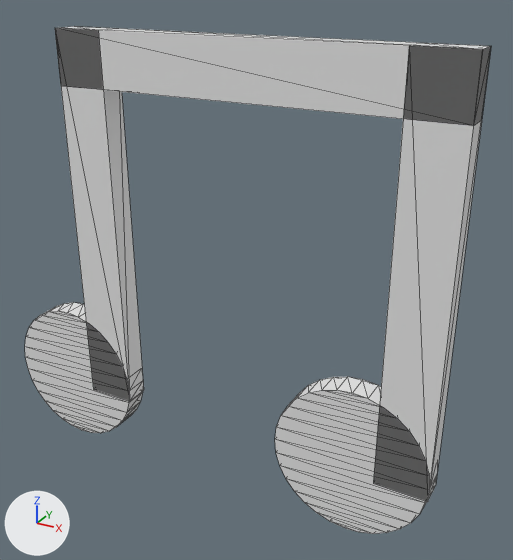
Before and after pictures for a commit that changed the glTF model icon.glb.
The view is the same before and after, from a camera (50 mm lens) standing at (0.242, -0.41, 0.204) and looking at (0.005, 0.021, -0.011). The lights are fixed; the arrows at lower left show +X, +Y and +Z. Mesh edges are drawn as thin lines. Where no turn or scale is listed for an object, it has been applied to the vertices. Vertices at the same position are counted once.
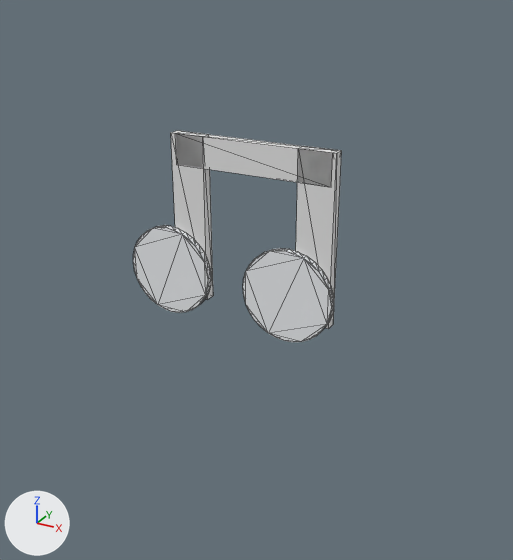
Commit message: improved icon

The change, as a diff of the scene's bpy script:
```diff
--- a/icon.glb.py
+++ b/icon.glb.py
@@ mat_material_031 @@
+mat_material_031 = principled_material('Material.031')
+mat_material_031.base_color = (0.855, 0.874, 0.897)  # white #eef0f3
@@ me_cylinder_001 @@
 me_cylinder_001.from_pydata(...)  # 64 vertices, 124 faces; spans x -1.0..1.0, y -1.0..1.0, z -1.0..1.0
 # used by ob_cylinder_001; location = (0.0978, 0.0, -0.1251); scale = (0.0599, 0.01, 0.0601)
+# me_cylinder_001 part 1
+# 60 vertices are removed from x -1.0..1.0, y -1.0..1.0, z -0.98..0.98
+# 124 faces are deleted
+# 30 vertices are added at x -1.0..1.0, y -0.98..0.98, z -1.0
+# 30 new vertices lie (0.0, 0.0, 2.0) away from vertices in x -1.0..1.0, y -0.98..0.98, z -1.0
+# 124 new faces join them
+me_cylinder_001.materials.append(mat_material_031)  # white #eef0f3
@@ me_cube_003 @@
+me_cube_003.from_pydata(...)  # a box spanning x -0.0604..0.0604, y -0.0042..0.0042, z -0.0113..0.0113; a box spanning x 0.0359..0.0629, y -0.0042..0.0042, z -0.1136..0.0114; a box spanning x -0.0646..-0.0376, y -0.0042..0.0042, z -0.1136..0.0114
@@ me_cylinder_010 @@
+me_cylinder_010.from_pydata(...)  # a 32-sided cylinder along y spanning x -0.0349..0.0349, y -0.0024..0.0024, z -0.0349..0.0349
+me_cylinder_010.materials.append(mat_material_031)  # white #eef0f3
@@ ob_cube_001 @@
-ob_cube_001 = bpy.data.objects.new('Cube.001', me_cube_001)
-ob_cube_001.location = (-0.1218, 0.0, 0.015)
@@ ob_cube_002 @@
-ob_cube_002 = bpy.data.objects.new('Cube.002', me_cube_002)
-ob_cube_002.location = (0.1377, 0.0, 0.015)
@@ ob_cube @@
-ob_cube = bpy.data.objects.new('Cube', me_cube)
-ob_cube.location = (0.008, 0.0, 0.1452)
@@ ob_cylinder_001 @@
 ob_cylinder_001 = bpy.data.objects.new('Cylinder.001', me_cylinder_001)
-ob_cylinder_001.location = (0.0978, 0.0, -0.1251)
-ob_cylinder_001.scale = (0.0599, 0.01, 0.0601)
+ob_cylinder_001.location = (-0.0599, 0.0023, -0.009)
+ob_cylinder_001.rotation_euler = (1.571, 0.0, 0.0)  # degrees (90, 0, 0)
+ob_cylinder_001.scale = (0.0349, 0.0349, 0.00243)
@@ ob_cylinder @@
-ob_cylinder = bpy.data.objects.new('Cylinder', me_cylinder)
-ob_cylinder.location = (-0.1617, 0.0, -0.1251)
@@ ob_cube_003 @@
+ob_cube_003 = bpy.data.objects.new('Cube.003', me_cube_003)
+ob_cube_003.location = (0.0093, 0.0079, 0.0857)
@@ ob_cylinder_003 @@
+ob_cylinder_003 = bpy.data.objects.new('Cylinder.003', me_cylinder_010)
+ob_cylinder_003.location = (0.0399, 0.0023, -0.009)
```

Location of each change, [x1, y1, x2, y2] in pixels of the pictures (513 x 560 px):
'Cube', deleted: before [55, 28, 491, 126]
'Cube.002', deleted: before [374, 43, 491, 502]
'Cylinder.001', reshaped, moved, turned, rescaled: before [275, 377, 429, 534]; after [133, 225, 211, 313]
'Cube.001', deleted: before [55, 26, 144, 401]
'Cube.003', added: after [171, 130, 342, 329]
'Cylinder', deleted: before [25, 302, 143, 433]
'Cylinder.003', added: after [243, 248, 334, 342]
